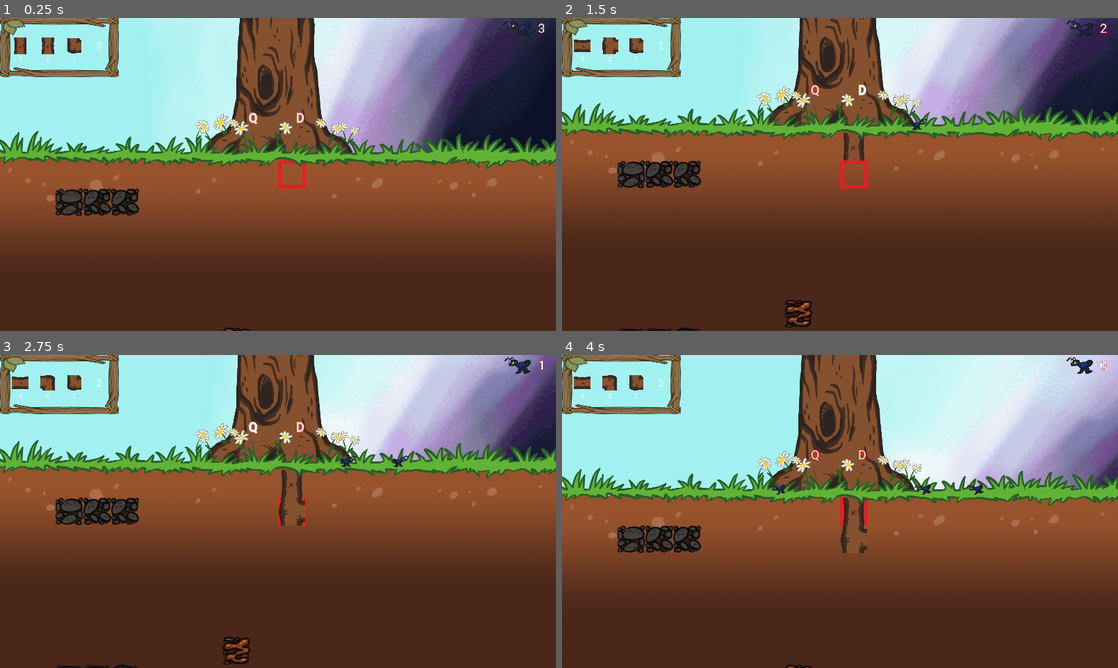
Above: before the commit, frames 1-4 (two rows, left to right).
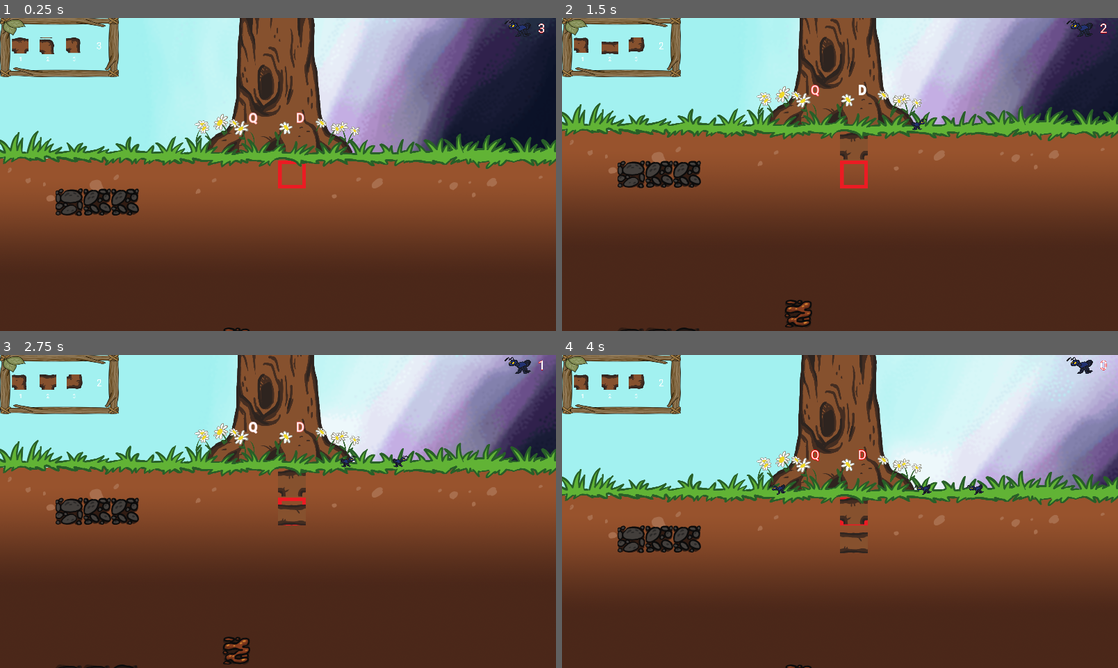
Above: after the commit, the same moments.

Repository: DEF-42/treeOfLife
Game: Godot game, scene res://Scenes/World.tscn
Same seed, same stepped clock (60 frames per second), same inputs: the game is played once before the commit and once after it.
Inputs:
- Up to frame 1 (0.25 s): no input
- Up to frame 2 (1.5 s): tap Enter (ui_accept) at 0.5, 0.77 s; hold D (spawn_ally_right) 0.53-1.28 s; tap Keypad 1 (first_root) at 0.6 s; hold Down (ui_down) from 1.28 s (still down); tap Keypad 0 (refresh_roots) at 1.35 s
- Up to frame 3 (2.75 s): tap Enter (ui_accept) at 1.52 s; release Down (ui_down) at 2.03 s; hold D (spawn_ally_right) from 2.03 s (still down); tap Keypad 2 (second_root) at 2.1 s
- Up to frame 4 (4 s): release D (spawn_ally_right) at 2.78 s; hold Up (ui_up) 2.78-3.53 s; tap Keypad 3 (third_root) at 2.85 s; tap Enter (ui_accept) at 3.02, 3.77 s; hold A (spawn_ally_left) from 3.53 s (still down); tap Keypad 1 (first_root) at 3.6 s

The runs differ from the first frame. In frame 1, 0.2% of the frame differs, in the area x 2-15%, y 6-12%; in frame 2, 0.4%; in frame 3, 0.7%; in frame 4, 0.7%, in the area x 2-55%, y 6-64%.

Commit message:
ajout des variations de roots

Diff:
--- a/Scenes/Underground/Items/Root.tscn
+++ b/Scenes/Underground/Items/Root.tscn
@@ -1,10 +1,12 @@
 [gd_scene load_steps=3 format=2]
 
 [ext_resource path="res://Scripts/Underground/Items/Root.gd" type="Script" id=1]
-[ext_resource path="res://Assets/Underground/root_I.png" type="Texture" id=2]
+[ext_resource path="res://Assets/Underground/spritesheet_racine.png" type="Texture" id=2]
 
 [node name="Root" type="Node2D"]
 script = ExtResource( 1 )
 
 [node name="Sprite" type="Sprite" parent="."]
 texture = ExtResource( 2 )
+region_enabled = true
+region_rect = Rect2( 510, 33, 60, 80 )
--- a/Scripts/UI/RootSelector.gd
+++ b/Scripts/UI/RootSelector.gd
@@ -4,13 +4,28 @@
 
 var is_day = true
 var can_rotate_root: bool = false
-var root_I_sprite = preload("res://Assets/Underground/root_I.png")
-var root_L_sprite = preload("res://Assets/Underground/root_L.png")
-var root_T_sprite = preload("res://Assets/Underground/root_T.png")
+#var root_I_sprite = preload("res://Assets/Underground/root_I.png")
+#var root_L_sprite = preload("res://Assets/Underground/root_L.png")
+#var root_T_sprite = preload("res://Assets/Underground/root_T.png")
 var root_dictionary = {
-	1: root_I_sprite,
-	2: root_L_sprite,
-	3: root_T_sprite,
+	# T roots
+	1: {
+		1: Rect2(22, 16, GAME.cell_size.x, GAME.cell_size.y),
+		2: Rect2(121, 16, GAME.cell_size.x, GAME.cell_size.y),
+		3: Rect2(222, 19, GAME.cell_size.x, GAME.cell_size.y),
+	},
+	# L roots
+	2: {
+		1: Rect2(794, 18, GAME.cell_size.x, GAME.cell_size.y),
+		2: Rect2(802, 90, GAME.cell_size.x, GAME.cell_size.y),
+		3: Rect2(713, 259, GAME.cell_size.x, GAME.cell_size.y),
+	},
+	# I roots
+	3: {
+		1: Rect2(510, 33, GAME.cell_size.x, GAME.cell_size.y),
+		2: Rect2(591, 33, GAME.cell_size.x, GAME.cell_size.y),
+		3: Rect2(510, 120, GAME.cell_size.x, GAME.cell_size.y),
+	}
 }
 var rng = RandomNumberGenerator.new()
 var available_refresh_counter: int = 0 setget set_available_refresh_counter, get_available_refresh_counter
@@ -57,17 +72,20 @@
 
 func _randomize_root(root: Node2D):
 	var root_sprite = root.get_child(0)
-	root.get_child(0).texture = _get_random_root_texture()
+	root.get_child(0).region_rect = _get_random_root_texture()
 	if can_rotate_root:
 		root.rotate(_get_random_root_rotation())
+	_define_available_link(root)
 
 func _randomize_all_roots():
 	for root in $RootsGroup.get_children():
 		_randomize_root(root)
 
 func _get_random_root_texture() -> StreamTexture:
-	var random_number = rng.randi_range(1, root_dictionary.size())
-	return root_dictionary.get(random_number)
+	var random_root_type = rng.randi_range(1, root_dictionary.size())
+	var root_type_variations_dictionary = root_dictionary.get(random_root_type)
+	var random_variation = rng.randi_range(1, root_type_variations_dictionary.size())
+	return root_type_variations_dictionary.get(random_variation)
 
 func _get_random_root_rotation() -> float:
 	var random_number = rng.randi_range(0, 3)
@@ -76,6 +94,8 @@
 func _decrement_available_refresh_counter():
 	set_available_refresh_counter(get_available_refresh_counter() - 1)
 
+func _define_available_link(root: Node2D):
+	print("définition des liens possibles")
 
 ### GETTERS / SETTERS ###
 func set_available_refresh_counter(val: int):
--- a/Scripts/Underground/Items/Root.gd
+++ b/Scripts/Underground/Items/Root.gd
@@ -2,3 +2,7 @@
 
 export var passable = false
 export var type = "root"
+export var can_link_left = false
+export var can_link_top = false
+export var can_link_right = false
+export var can_link_bottom = false
Binary file added: Assets/Underground/spritesheet_racine.png
Not shown, added: Assets/Underground/spritesheet_racine.png.import
